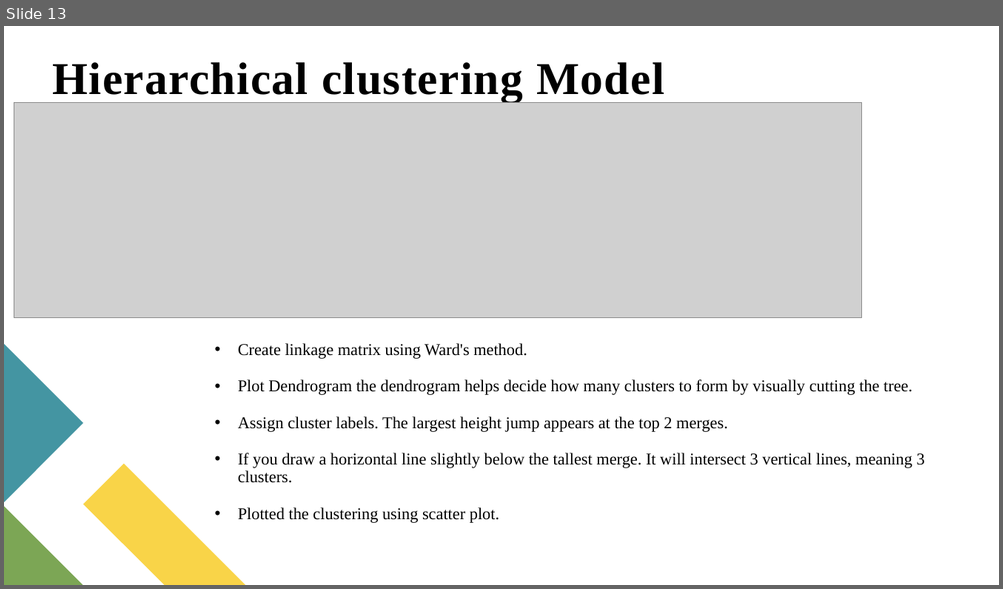
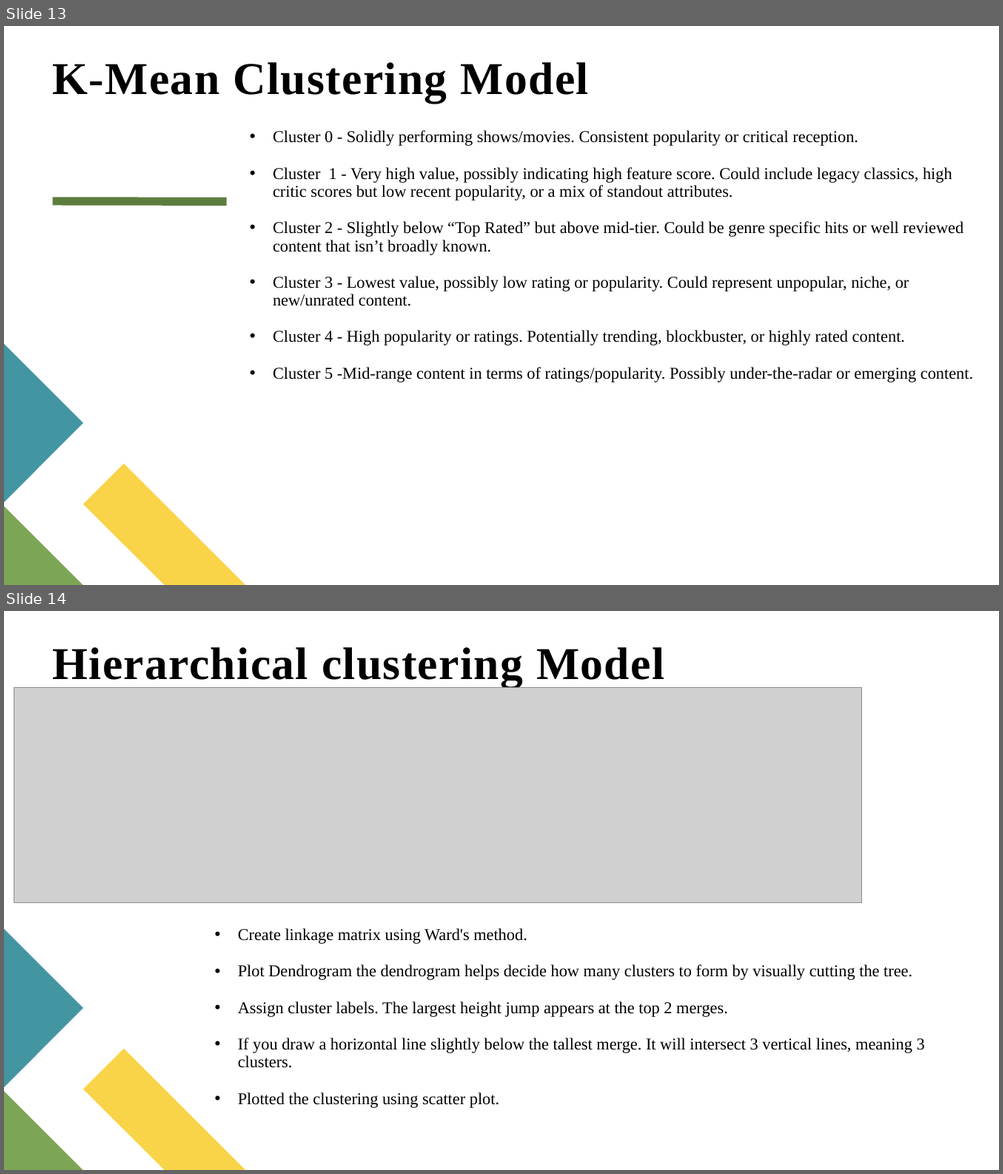
Before and after one commit to avinache/Netflix-Clustering, a slide deck: Netflix Movies and TV Shows Clustering.pptx. Shown one above the other, each under a label of ours: slide 13 before the commit, slides 13 and 14 after it. The pictures are 1003x589 and 1003x1174 pixels, drawn with LibreOffice and Linux fonts; fonts in the diff are those of the drawing; grey boxes stand for pictures. Boxes give left, top, right and bottom in pixels: in the first picture for what was removed or moved away, otherwise in the second. Text is boxed around its words. In the diff, an @@ line names an element or a change of style, - is before the commit and + after.

```diff
--- a/Netflix Movies and TV Shows Clustering.pptx
+++ b/Netflix Movies and TV Shows Clustering.pptx
@@ slide 13 added at box(4, 26, 999, 585), background #FFFFFF; not listed: 3 template elements that a slide beside it also shows @@
@@ title added at box(53, 62, 589, 102), 44 pt, text #000000, bold @@
+K-Mean Clustering Model
@@ text added at box(273, 130, 973, 383), 16 pt, text #000000 @@
+• Cluster 0 - Solidly performing shows/movies. Consistent popularity or critical reception.
+• Cluster 1 - Very high value, possibly indicating high feature score. Could include legacy classics, high critic scores but low recent popularity, or a mix of standout attributes.
+• Cluster 2 - Slightly below “Top Rated” but above mid-tier. Could be genre specific hits or well reviewed content that isn’t broadly known.
+• Cluster 3 - Lowest value, possibly low rating or popularity. Could represent unpopular, niche, or new/unrated content.
+• Cluster 4 - High popularity or ratings. Potentially trending, blockbuster, or highly rated content.
+• Cluster 5 -Mid-range content in terms of ratings/popularity. Possibly under-the-radar or emerging content.
@@ line added from (53, 201) to (226, 201), #5D7D40 8 pt @@
@@ what was slide 13 is now slide 14 @@
```
